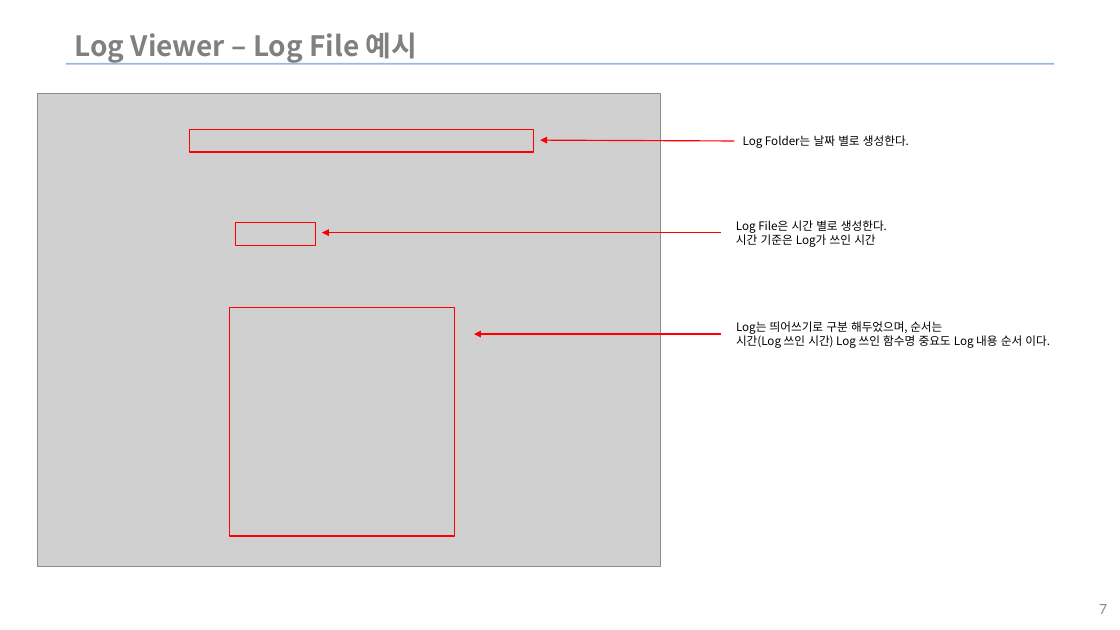
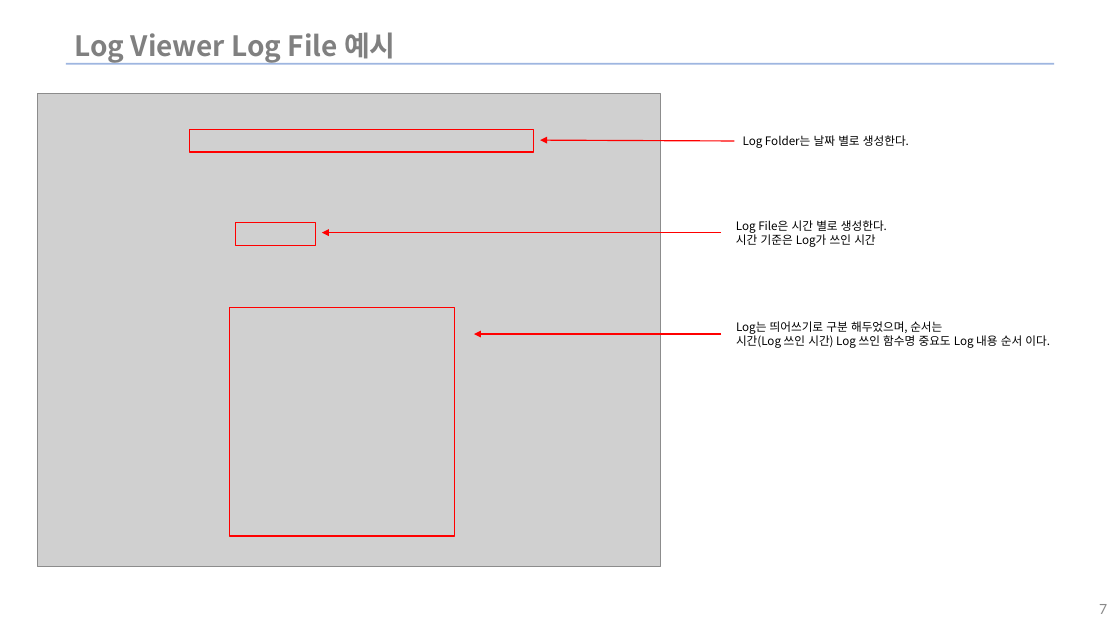
Before and after one commit to WinWooPark/ImageViewer_wpf, a slide deck: slide 7 of LogViewer/LogViewer.pptx. Drawn at 1120x630 pixels with LibreOffice and Linux fonts; fonts in the diff are those of the drawing; grey boxes stand for pictures; background and template pictures are left out. Boxes give left, top, right and bottom in pixels: in the first picture for what was removed or moved away, otherwise in the second. Text is boxed around its words. In the diff, an @@ line names an element or a change of style, - is before the commit and + after.

Commit message:
Image Viewer UI 제작 완료

```diff
--- a/LogViewer/LogViewer.pptx
+++ b/LogViewer/LogViewer.pptx
@@ title at box(74, 32, 396, 64): text changed @@
-Log Viewer – Log File 예시
+Log Viewer Log File 예시
```
Also in this commit, not shown: 4 other slides changed, 12 other files.
